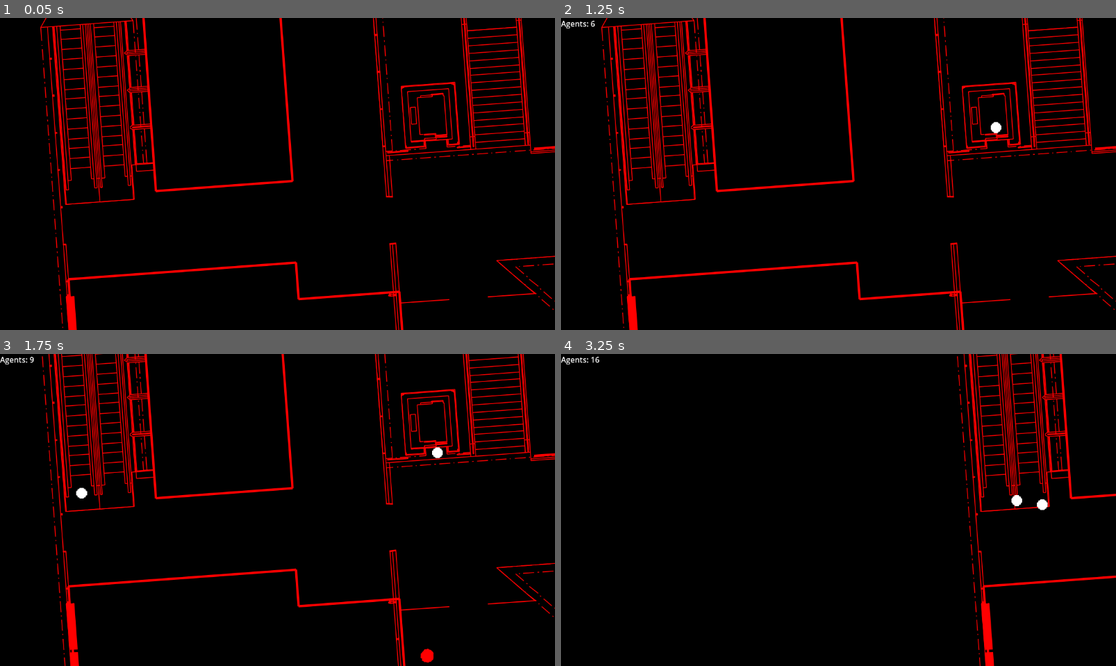
Above: before the commit, frames 1-4 (two rows, left to right).
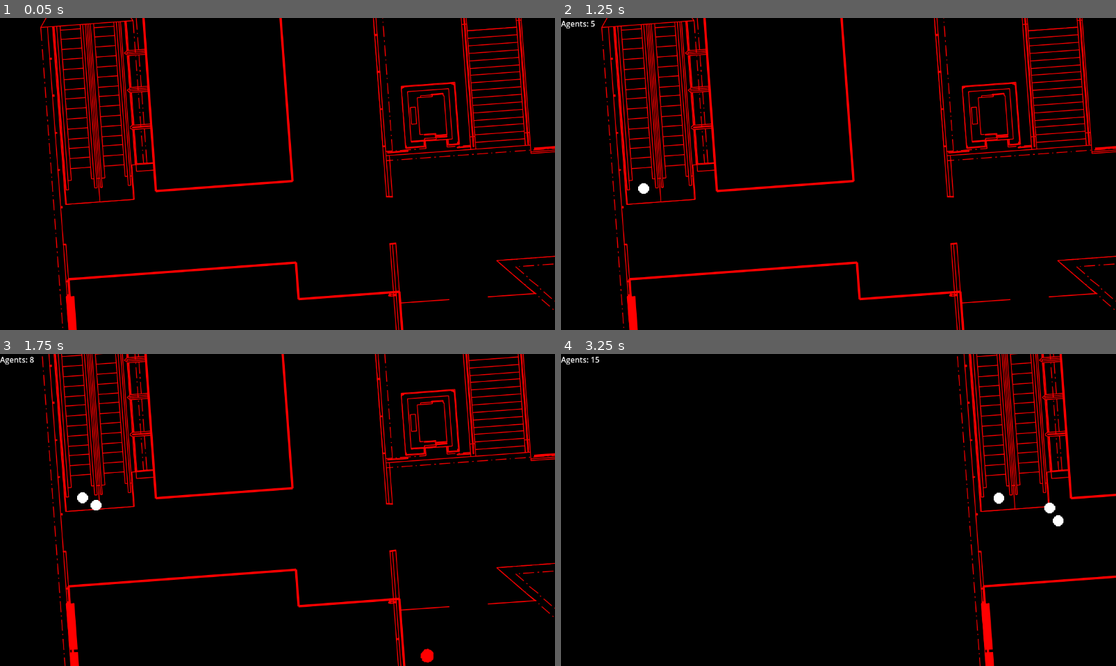
Above: after the commit, the same moments.

Repository: LukasEliasson/molndalsbro-simulering
Game: Godot game, scene res://scenes/Main.tscn
The game is run twice, just before and just after one commit, with the same random seed, the same clock (stepped at 60 frames per second) and the same inputs. This scene is started directly instead of the project's main scene.
Inputs (mouse positions are in pixels of both pictures, inside the frame that each line leads up to):
- Up to frame 1 (0.05 s): no input
- Up to frame 2 (1.25 s): tap Enter at 0.5 s; move the mouse to (960, 158) at 0.52 s; hold Shift (shift) from 0.53 s (still down)
- Up to frame 3 (1.75 s): move the mouse to (166, 525) at 1.27 s; release Shift (shift) at 1.28 s; tap S (camera_down) at 1.35 s; tap Shift (shift) at 1.55 s
- Up to frame 4 (3.25 s): move the mouse to (894, 441) at 2.02 s; hold A (camera_left) 2.03-2.78 s; tap Shift (shift) at 2.3, 3.05 s; move the mouse to (810, 572) at 2.77 s; tap D (camera_right) at 2.85 s

Frame 1 is identical in both runs. In frame 2, 0.1% of the frame differs, in the area x 5-80%, y 0-57%; in frame 3, 0.2%; in frame 4, 0.3%, in the area x 6-91%, y 0-56%.

Commit message:
Added weights system to randomization of spawning and goal descision. Categorized spawnpoints.

Diff:
--- /dev/null
+++ b/config.cfg
@@ -0,0 +1,27 @@
+[Combo]
+
+Stairs1=1.0
+Stairs2=0.1
+Stairs3=1.0
+Street1=1.0
+Street2=1.0
+Elevator1=0.1
+Elevator2=0.1
+Bus1=0.25
+Bus2=0.25
+Bus3=0.25
+Bus4=0.25
+Bus5=0.25
+Bus6=0.25
+Bus7=0.25
+Bus8=0.25
+
+[Entry]
+
+Escalator1_1=1
+Escalator2_1=1
+
+[Exit]
+
+Escalator1_2=1
+Escalator2_2=1
--- a/project.godot
+++ b/project.godot
@@ -58,6 +58,11 @@
 , Object(InputEventKey,"resource_local_to_scene":false,"resource_name":"","device":-1,"window_id":0,"alt_pressed":false …(183 unchanged characters)…
 ]
 }
+simulation_pause={
+"deadzone": 0.2,
+"events": [Object(InputEventKey,"resource_local_to_scene":false,"resource_name":"","device":-1,"window_id":0,"alt_pressed":false,"shift_pressed":false,"ctrl_pressed":false,"meta_pressed":false,"pressed":false,"keycode":0,"physical_keycode":32,"key_label":0,"unicode":32,"location":0,"echo":false,"script":null)
+]
+}
 
 [rendering]
 
--- a/scenes/Station.tscn
+++ b/scenes/Station.tscn
@@ -59,64 +59,70 @@
 visible = false
 navigation_polygon = SubResource("NavigationPolygon_hk4pu")
 
-[node name="EntryPoints" type="Node2D" parent="."]
-
-[node name="Escalator1_1" type="Marker2D" parent="EntryPoints"]
+[node name="SpawnPoints" type="Node2D" parent="."]
+
+[node name="ComboPoints" type="Node2D" parent="SpawnPoints"]
+
+[node name="Stairs1" type="Marker2D" parent="SpawnPoints/ComboPoints"]
+position = Vector2(4913, 3333)
+
+[node name="Stairs2" type="Marker2D" parent="SpawnPoints/ComboPoints"]
+position = Vector2(8245, 1221)
+
+[node name="Stairs3" type="Marker2D" parent="SpawnPoints/ComboPoints"]
+position = Vector2(10809, 1313)
+
+[node name="Street1" type="Marker2D" parent="SpawnPoints/ComboPoints"]
+position = Vector2(14080, 64)
+
+[node name="Street2" type="Marker2D" parent="SpawnPoints/ComboPoints"]
+position = Vector2(4730, 5242)
+
+[node name="Elevator1" type="Marker2D" parent="SpawnPoints/ComboPoints"]
+position = Vector2(4797, 3619)
+
+[node name="Elevator2" type="Marker2D" parent="SpawnPoints/ComboPoints"]
+position = Vector2(8207, 865)
+
+[node name="Bus1" type="Marker2D" parent="SpawnPoints/ComboPoints"]
+position = Vector2(9848, 2784)
+
+[node name="Bus2" type="Marker2D" parent="SpawnPoints/ComboPoints"]
+position = Vector2(9800, 2456)
+
+[node name="Bus3" type="Marker2D" parent="SpawnPoints/ComboPoints"]
+position = Vector2(8688, 3048)
+
+[node name="Bus4" type="Marker2D" parent="SpawnPoints/ComboPoints"]
+position = Vector2(8672, 3472)
+
+[node name="Bus5" type="Marker2D" parent="SpawnPoints/ComboPoints"]
+position = Vector2(7528, 4112)
+
+[node name="Bus6" type="Marker2D" parent="SpawnPoints/ComboPoints"]
+position = Vector2(7536, 3696)
+
+[node name="Bus7" type="Marker2D" parent="SpawnPoints/ComboPoints"]
+position = Vector2(6312, 4784)
+
+[node name="Bus8" type="Marker2D" parent="SpawnPoints/ComboPoints"]
+position = Vector2(6344, 4408)
+
+[node name="EntryPoints" type="Node2D" parent="SpawnPoints"]
+
+[node name="Escalator1_1" type="Marker2D" parent="SpawnPoints/EntryPoints"]
 position = Vector2(4065, 3752)
 
-[node name="Escalator1_2" type="Marker2D" parent="EntryPoints"]
+[node name="Escalator2_1" type="Marker2D" parent="SpawnPoints/EntryPoints"]
+position = Vector2(8416, 2200)
+
+[node name="ExitPoints" type="Node2D" parent="SpawnPoints"]
+
+[node name="Escalator1_2" type="Marker2D" parent="SpawnPoints/ExitPoints"]
 position = Vector2(4136, 3744)
 
-[node name="Escalator2_1" type="Marker2D" parent="EntryPoints"]
-position = Vector2(8416, 2200)
-
-[node name="Escalator2_2" type="Marker2D" parent="EntryPoints"]
+[node name="Escalator2_2" type="Marker2D" parent="SpawnPoints/ExitPoints"]
 position = Vector2(8472, 2184)
-
-[node name="Stairs1" type="Marker2D" parent="EntryPoints"]
-position = Vector2(4913, 3333)
-
-[node name="Stairs2" type="Marker2D" parent="EntryPoints"]
-position = Vector2(8245, 1221)
-
-[node name="Stairs3" type="Marker2D" parent="EntryPoints"]
-position = Vector2(10809, 1313)
-
-[node name="Street1" type="Marker2D" parent="EntryPoints"]
-position = Vector2(14080, 64)
-
-[node name="Street2" type="Marker2D" parent="EntryPoints"]
-position = Vector2(4730, 5242)
-
-[node name="Elevator1" type="Marker2D" parent="EntryPoints"]
-position = Vector2(4797, 3619)
-
-[node name="Elevator2" type="Marker2D" parent="EntryPoints"]
-position = Vector2(8207, 865)
-
-[node name="Bus1" type="Marker2D" parent="EntryPoints"]
-position = Vector2(9848, 2784)
-
-[node name="Bus2" type="Marker2D" parent="EntryPoints"]
-position = Vector2(9800, 2456)
-
-[node name="Bus3" type="Marker2D" parent="EntryPoints"]
-position = Vector2(8688, 3048)
-
-[node name="Bus4" type="Marker2D" parent="EntryPoints"]
-position = Vector2(8672, 3472)
-
-[node name="Bus5" type="Marker2D" parent="EntryPoints"]
-position = Vector2(7528, 4112)
-
-[node name="Bus6" type="Marker2D" parent="EntryPoints"]
-position = Vector2(7536, 3696)
-
-[node name="Bus7" type="Marker2D" parent="EntryPoints"]
-position = Vector2(6312, 4784)
-
-[node name="Bus8" type="Marker2D" parent="EntryPoints"]
-position = Vector2(6344, 4408)
 
 [node name="CollisionBody" type="StaticBody2D" parent="."]
 visible = false
--- a/scripts/Main.gd
+++ b/scripts/Main.gd
@@ -3,24 +3,24 @@
 var station_scene = preload("res://scenes/Station.tscn")
 var ui_scene = preload("res://scenes/ui.tscn")
 
-var config = ConfigFile.new()
-var err = config.load("res://config.cfg")
+var config_file = ConfigFile.new()
+var err = config_file.load("res://config.cfg")
 
 @onready var camera = $Camera2D
 const MOVE_SPEED = 900
 var multi = 1
 signal set_simulation_pause(state)
+var simulation_pause = false
 
 func _ready():
 	# If the file didn't load, create a default file
 	if err != OK:
 		print("Config file not found! File created with default values.")
 		create_default_config()
-		config.save("res://config.cfg")
+		config_file.save("res://config.cfg")
 
 	var station = station_scene.instantiate()
-
-	station.entry_weights = config.get_value("Both", "Stairs") # TODO Identify all data
+	station.config_file = config_file
 
 	add_child(station)
 	var ui = ui_scene.instantiate()
@@ -52,12 +52,36 @@
 	elif Input.is_action_pressed("zoom_out"):
 		if camera.zoom.x > 0.2:
 			camera.zoom /= pow(zoom_speed, delta)
+	elif Input.is_action_just_pressed("simulation_pause"):
+		if simulation_pause:
+			emit_signal("set_simulation_pause", false)
+			simulation_pause = false
+		else:
+			emit_signal("set_simulation_pause", true)
+			simulation_pause = true
 
 	if input_dir != Vector2.ZERO:
-		emit_signal("set_simulation_pause", false)
 		camera.position += input_dir.normalized() * MOVE_SPEED * delta * multi / camera.zoom.x
-	else:
-		emit_signal("set_simulation_pause", false)
 
 func create_default_config():
-	config.set_value("Both", "Stairs", "weight") # TODO Create default values
+	config_file.set_value("Combo", "Stairs1", 1.0) # TODO Create default values
+	config_file.set_value("Combo", "Stairs2", 0.1)
+	config_file.set_value("Combo", "Stairs3", 1.0)
+	config_file.set_value("Combo", "Street1", 1.0)
+	config_file.set_value("Combo", "Street2", 1.0)
+	config_file.set_value("Combo", "Elevator1", 0.1)
+	config_file.set_value("Combo", "Elevator2", 0.1)
+	config_file.set_value("Combo", "Bus1", 0.25)
+	config_file.set_value("Combo", "Bus2", 0.25)
+	config_file.set_value("Combo", "Bus3", 0.25)
+	config_file.set_value("Combo", "Bus4", 0.25)
+	config_file.set_value("Combo", "Bus5", 0.25)
+	config_file.set_value("Combo", "Bus6", 0.25)
+	config_file.set_value("Combo", "Bus7", 0.25)
+	config_file.set_value("Combo", "Bus8", 0.25)
+
+	config_file.set_value("Entry", "Escalator1_1", 1.0)
+	config_file.set_value("Entry", "Escalator2_1", 1.0)
+
+	config_file.set_value("Exit", "Escalator1_2", 1.0)
+	config_file.set_value("Exit", "Escalator2_2", 1.0)
--- a/scripts/Station.gd
+++ b/scripts/Station.gd
@@ -3,28 +3,42 @@
 @export var person_scene = preload("res://scenes/Person.tscn")
 @export var spawn_interval: float = 0.2
 
+var rng = RandomNumberGenerator.new()
+
 var agents = []
 var simulation_paused = false
-var entries
-var exits
+var config_file
+
+var combo_points = []
+var entry_points = []
+var exit_points = []
+
+var combo_weights = []
 var entry_weights = []
 var exit_weights = []
+
+var possible_entries = []
+var possible_exits = []
+var possible_entries_weights = []
+var possible_exits_weights = []
+
 signal set_agent_count(count)
 
 func _ready() -> void:
 	var receiver = get_node("/root/Main")
 	receiver.connect("set_simulation_pause", Callable(self, "_on_set_simulation_pause"))
 
-	entries = $EntryPoints.get_children()
-	if entries.size() == 1:
-		print("Add more entries on the map or the program will freeze.")
+	combo_points = $SpawnPoints/ComboPoints.get_children()
+	entry_points = $SpawnPoints/EntryPoints.get_children()
+	exit_points = $SpawnPoints/ExitPoints.get_children()
 
-	for i in entries:
-		print(i.name) # TODO Remove
+	possible_entries = combo_points + entry_points
+	possible_exits = combo_points + exit_points
 
-	print(entry_weights) # TODO Read all data and create odds system
+	set_spawn_weights()
 
-	spawn_person()
+	possible_entries_weights = combo_weights + entry_weights
+	possible_exits_weights = combo_weights + exit_weights
 
 var spawn_cooldown = spawn_interval
 
@@ -48,10 +62,11 @@
 
 func spawn_person():
 	if not simulation_paused and agents.size() < 500:
-		var entry = entries.pick_random()
-		var exit = entries.pick_random()
-		while entry == exit:
-			exit = entries.pick_random()
+		var entry = pick_entry_point()
+		var exit = pick_exit_point()
+
+		while entry == exit or (entry_points.has(entry) and exit_points.has(exit) and (entry.name.substr(entry.name.length() - 1) != exit.name.substr(exit.name.length() - 1))):
+			exit = pick_exit_point()
 
 		var person = person_scene.instantiate()
 		add_child(person)
@@ -64,3 +79,17 @@
 	simulation_paused = state
 	for i in range(agents.size()):
 		agents[i].simulation_paused = state
+
+func pick_entry_point():
+	return (possible_entries)[rng.rand_weighted(possible_entries_weights)]
+
+func pick_exit_point():
+	return (possible_exits)[rng.rand_weighted(possible_exits_weights)]
+
+func set_spawn_weights():
+	for point in combo_points:
+		combo_weights.append(config_file.get_value("Combo", point.name))
+	for point in entry_points:
+		entry_weights.append(config_file.get_value("Entry", point.name))
+	for point in exit_points:
+		exit_weights.append(config_file.get_value("Exit", point.name))
